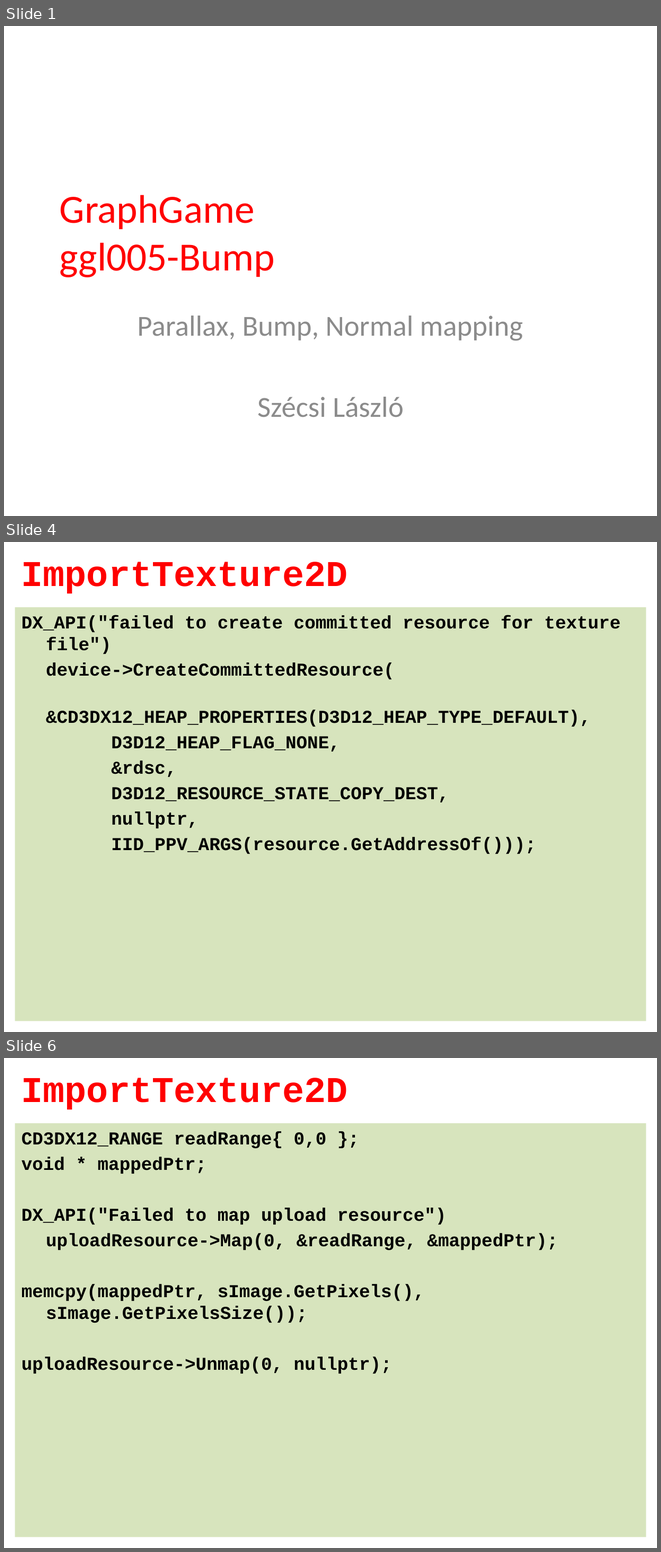
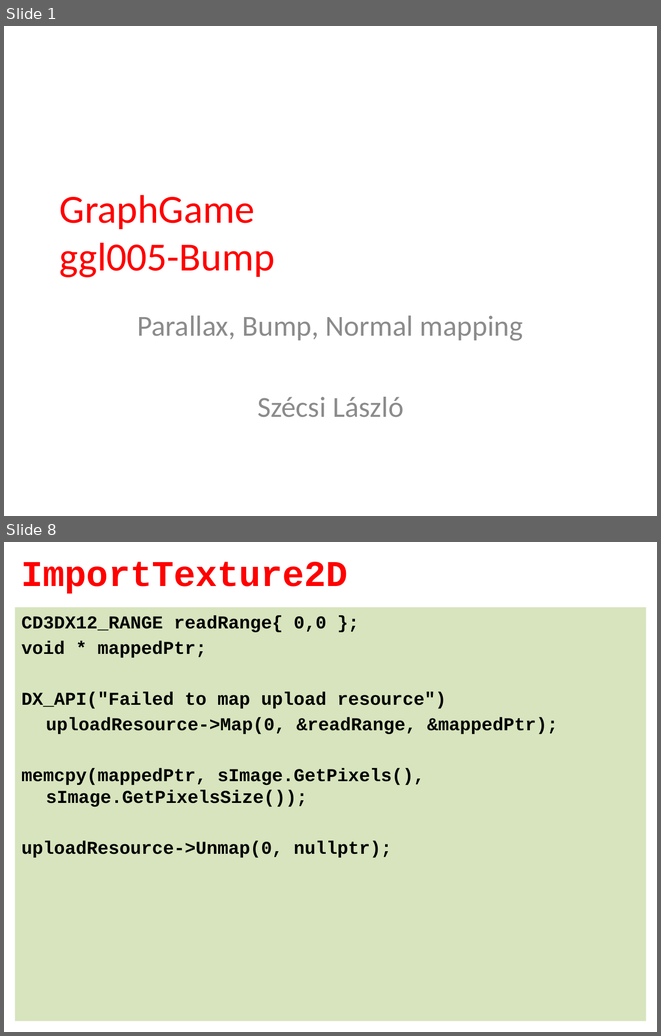
Before and after one commit to tyekx/dx12, a slide deck: Slides/ggl005-Bump.pptx. Shown one above the other, each under a label of ours: slides 1, 4 and 6 before the commit, slides 1 and 8 after it; the slides between them are not shown. The pictures are 661x1552 and 661x1036 pixels, drawn with LibreOffice and Linux fonts; fonts in the diff are those of the drawing; background and template pictures are left out. Boxes give left, top, right and bottom in pixels: in the first picture for what was removed or moved away, otherwise in the second. Text is boxed around its words. In the diff, an @@ line names an element or a change of style, - is before the commit and + after.

```diff
--- a/Slides/ggl005-Bump.pptx
+++ b/Slides/ggl005-Bump.pptx
@@ slide 4 removed at (x1=4, y1=542, x2=657, y2=1032), background #FFFFFF @@
@@ title removed at (x1=21, y1=562, x2=348, y2=594) @@
-ImportTexture2D
@@ text removed at (x1=15, y1=607, x2=646, y2=1021) @@
-DX_API("failed to create committed resource for texture file")
-device->CreateCommittedResource(
-&CD3DX12_HEAP_PROPERTIES(D3D12_HEAP_TYPE_DEFAULT),
-D3D12_HEAP_FLAG_NONE,
-&rdsc,
-D3D12_RESOURCE_STATE_COPY_DEST,
-nullptr,
-IID_PPV_ARGS(resource.GetAddressOf()));
@@ what was slide 6 is now slide 8 @@
```
Also in this commit, not shown: 2 slides changed, 4 slides added, 1 other slide removed, 6 other files.
